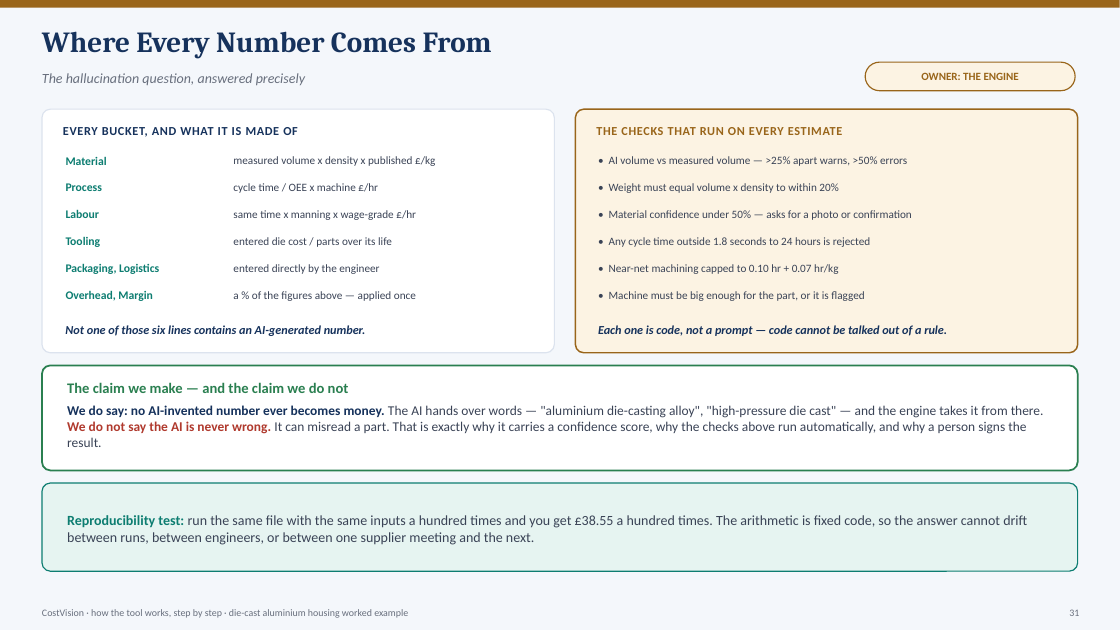
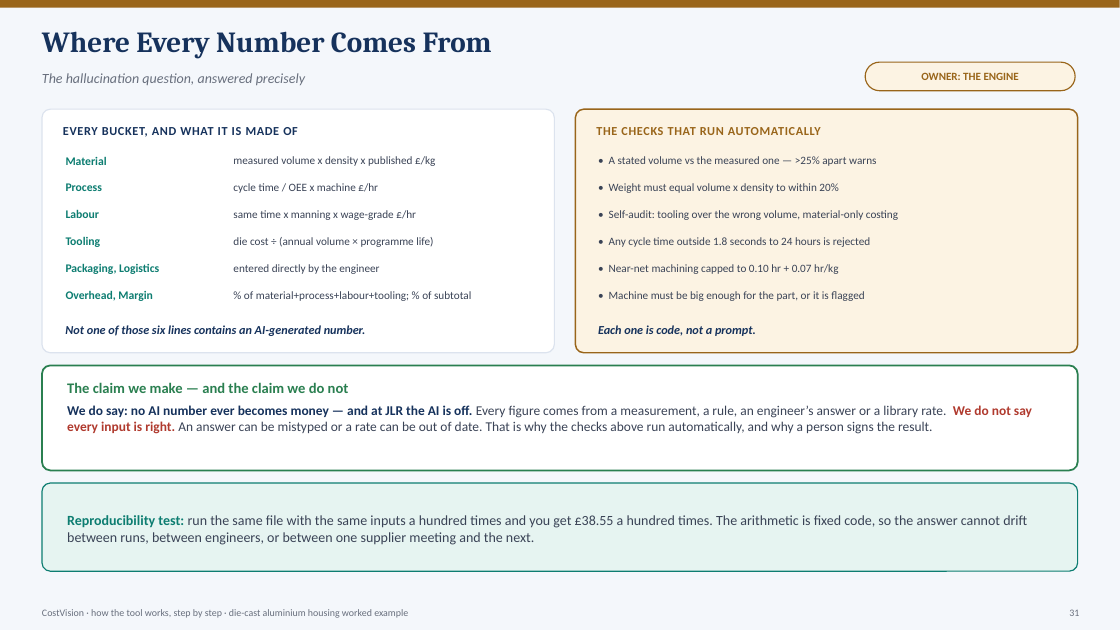
Before and after one commit to bhosaleavinash546/leamington-marathi, a slide deck: slide 31 of CostVision-Workflow-Explained.pptx. Drawn at 1120x630 pixels with LibreOffice and Linux fonts; fonts in the diff are those of the drawing. Boxes give left, top, right and bottom in pixels: in the first picture for what was removed or moved away, otherwise in the second. Text is boxed around its words. In the diff, an @@ line names an element or a change of style, - is before the commit and + after.

```diff
--- a/CostVision-Workflow-Explained.pptx
+++ b/CostVision-Workflow-Explained.pptx
@@ text at (x1=596, y1=127, x2=821, y2=135): text changed @@
-THE CHECKS THAT RUN ON EVERY ESTIMATE
+THE CHECKS THAT RUN AUTOMATICALLY
@@ text at (x1=609, y1=156, x2=876, y2=166): text changed @@
-• AI volume vs measured volume — >25% apart warns, >50% errors
+• A stated volume vs the measured one — >25% apart warns
@@ text at (x1=233, y1=237, x2=433, y2=247): text changed @@
-entered die cost / parts over its life
+die cost ÷ (annual volume × programme life)
@@ text at (x1=609, y1=210, x2=898, y2=220): text changed @@
-• Material confidence under 50% — asks for a photo or confirmation
+• Self-audit: tooling over the wrong volume, material-only costing
@@ text at (x1=244, y1=291, x2=471, y2=301): text changed @@
-a % of the figures above — applied once
+% of material+process+labour+tooling; % of subtotal
@@ text at (x1=598, y1=325, x2=756, y2=336): text changed @@
-Each one is code, not a prompt — code cannot be talked out of a rule.
+Each one is code, not a prompt.
@@ text at (x1=67, y1=405, x2=1032, y2=434): text changed @@
-We do say: no AI-invented number ever becomes money. The AI hands over words — "aluminium die-casting alloy", "high-pressure die cast" — and the engine takes it from there. We do not say the AI is never wrong. It can misread a part. That is exactly why it carries a confidence score, why the checks above run automatically, and why a person signs the result.
+We do say: no AI number ever becomes money — and at JLR the AI is off. Every figure comes from a measurement, a rule, an engineer’s answer or a library rate. We do not say every input is right. An answer can be mistyped or a rate can be out of date. That is why the checks above run automatically, and why a person signs the result.
```
Also in this commit, not shown: 47 other slides changed, 1 other file.
